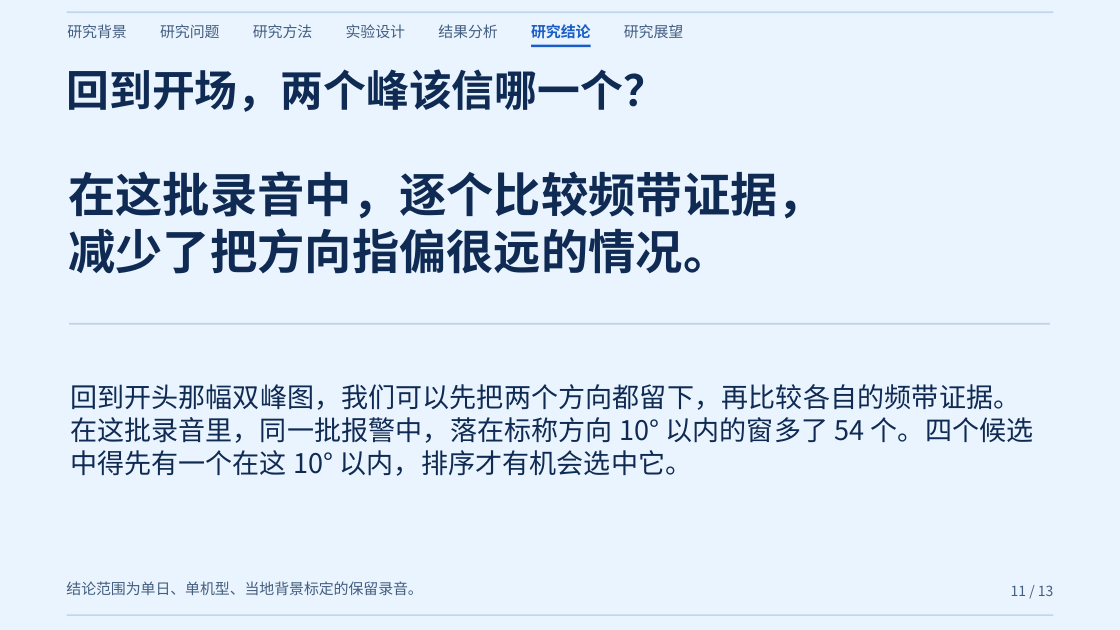
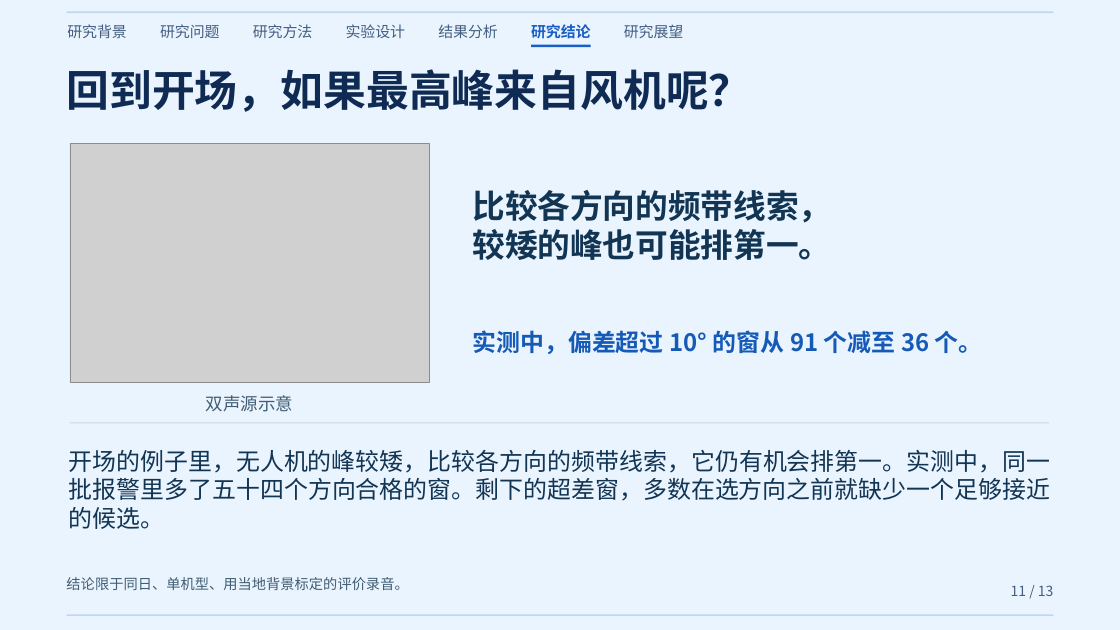
Before and after one commit to coffeeeeffoc/uav-acoustic-detection-localization, a slide deck: slide 11 of paper/公开演讲/02 照读版.pptx. Drawn at 1120x630 pixels with LibreOffice and Linux fonts; fonts in the diff are those of the drawing; grey boxes stand for pictures. Boxes give left, top, right and bottom in pixels: in the first picture for what was removed or moved away, otherwise in the second. Text is boxed around its words. In the diff, an @@ line names an element or a change of style, - is before the commit and + after.

```diff
--- a/paper/公开演讲/02 照读版.pptx
+++ b/paper/公开演讲/02 照读版.pptx
@@ text at (67,69,752,112): text changed @@
-回到开场，两个峰该信哪一个？
+回到开场，如果最高峰来自风机呢？
@@ picture added at (70,144,429,383) @@
@@ text removed at (68,171,825,274) @@
-在这批录音中，逐个比较频带证据，
-减少了把方向指偏很远的情况。
@@ text added at (473,190,832,260), 28 pt, text #123553, bold @@
+比较各方向的频带线索，
+较矮的峰也可能排第一。
@@ text added at (472,330,983,354), 20.5 pt, text #155AB6, bold @@
+实测中，偏差超过 10° 的窗从 91 个减至 36 个。
@@ text removed at (70,384,1034,476) @@
-回到开头那幅双峰图，我们可以先把两个方向都留下，再比较各自的频带证据。在这批录音里，同一批报警中，落在标称方向 10° 以内的窗多了 54 个。四个候选中得先有一个在这 10° 以内，排序才有机会选中它。
@@ text added at (206,395,293,412), 15 pt, text #405D73 @@
+双声源示意
@@ rectangle: place and size @@
-rectangle at (69,323,1050,324)
+rectangle at (70,423,1049,423)
@@ rectangle at (70,423,1049,423): fill #C1D2E8 to #C4D6E6 @@
@@ text added at (69,450,1050,529), 20.5 pt, text #123553 @@
+开场的例子里，无人机的峰较矮，比较各方向的频带线索，它仍有机会排第一。实测中，同一批报警里多了五十四个方向合格的窗。剩下的超差窗，多数在选方向之前就缺少一个足够接近的候选。
@@ text at (66,577,408,590): text changed; size 12.8 to 12.2 pt; text colour #435E80 to #405D73 @@
-结论范围为单日、单机型、当地背景标定的保留录音。
+结论限于同日、单机型、用当地背景标定的评价录音。
```
Also in this commit, not shown: 10 other slides changed, 6 other files.
